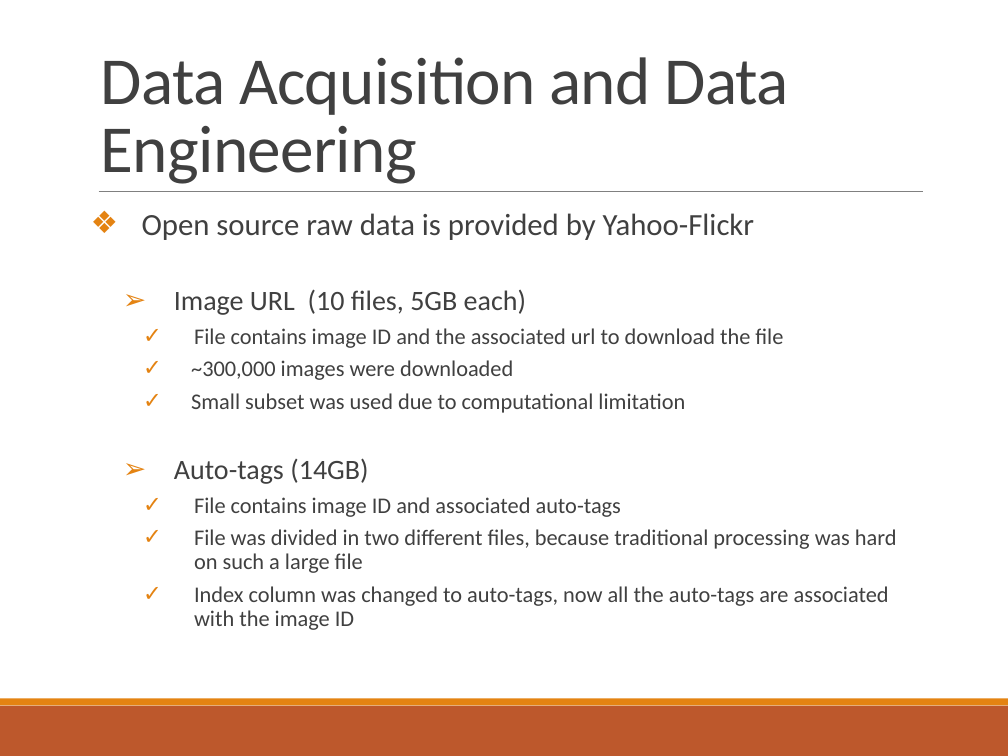
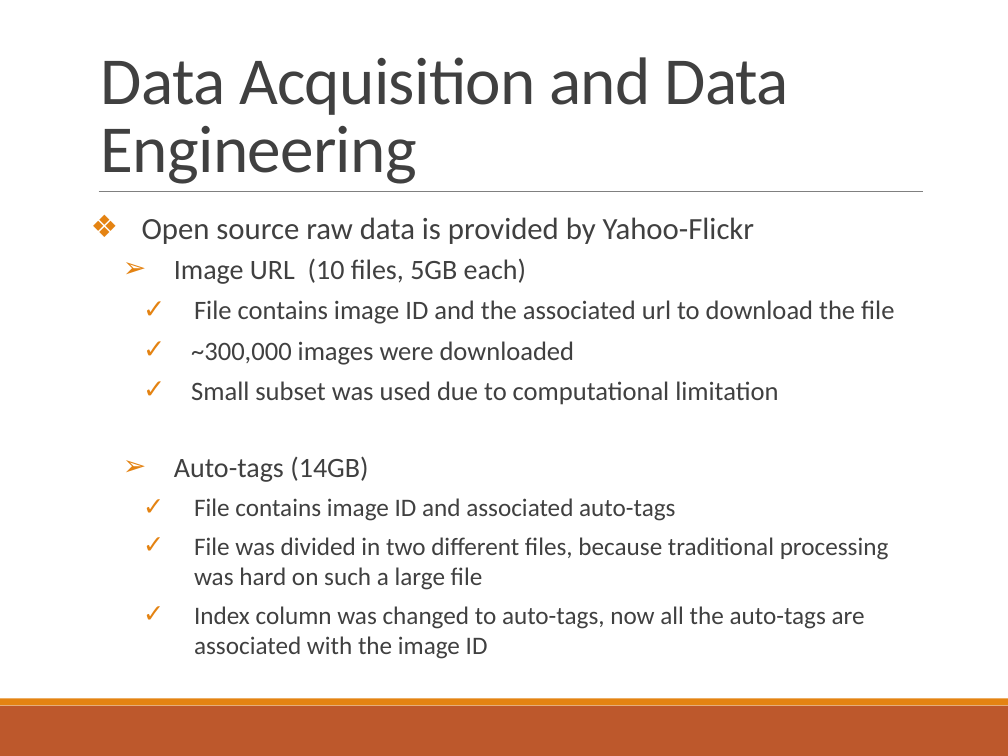
Before and after one commit to somyamohanty/Pixel_Dawgs, a slide deck: slide 4 of Final Presentation.pptx. Drawn at 1008x756 pixels with LibreOffice and Linux fonts; fonts in the diff are those of the drawing. Boxes give left, top, right and bottom in pixels: in the first picture for what was removed or moved away, otherwise in the second. Text is boxed around its words. In the diff, an @@ line names an element or a change of style, - is before the commit and + after.

Commit message:
Adding completed final presentation and some images used in the presentation

```diff
--- a/Final Presentation.pptx
+++ b/Final Presentation.pptx
@@ text "Open source raw data is ..." at box(142, 217, 894, 659): size 16 to 19 pt in "File contains image ID and the associated ...", "~300,000 images were downloaded", "Small subset was used due to computational ..."; size 16 to 18 pt in "File contains image ID and associated auto-tags", "File was divided in two different files, ...", "Index column was changed to auto-tags, now ..."; line spacing 0.9 to 1 @@
```
Also in this commit, not shown: 3 other slides changed, 13 slides added, 2 other files.
